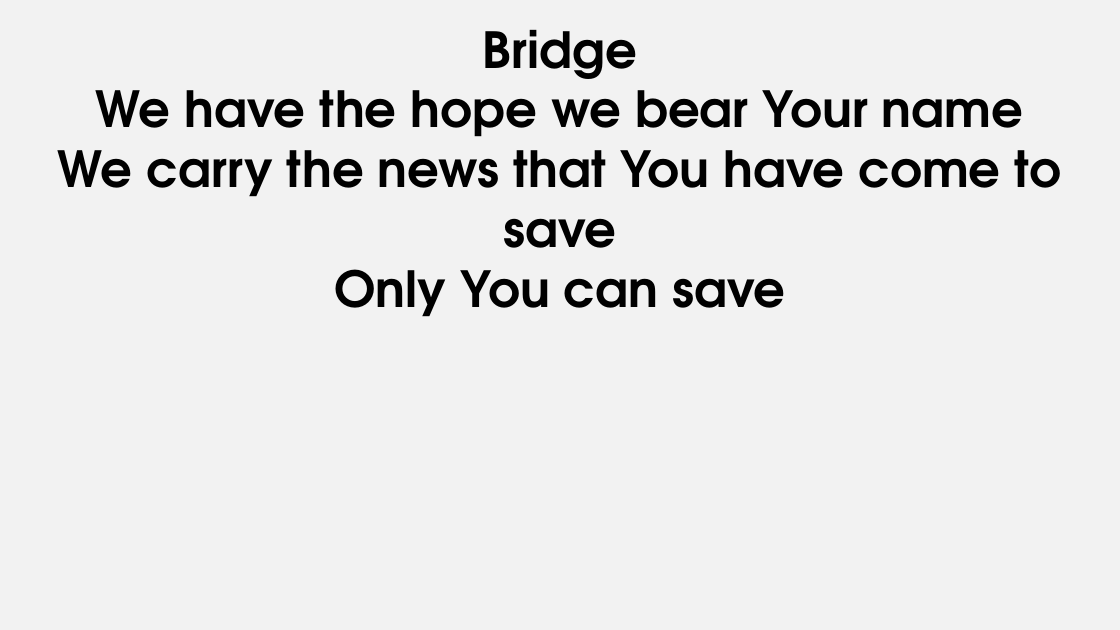
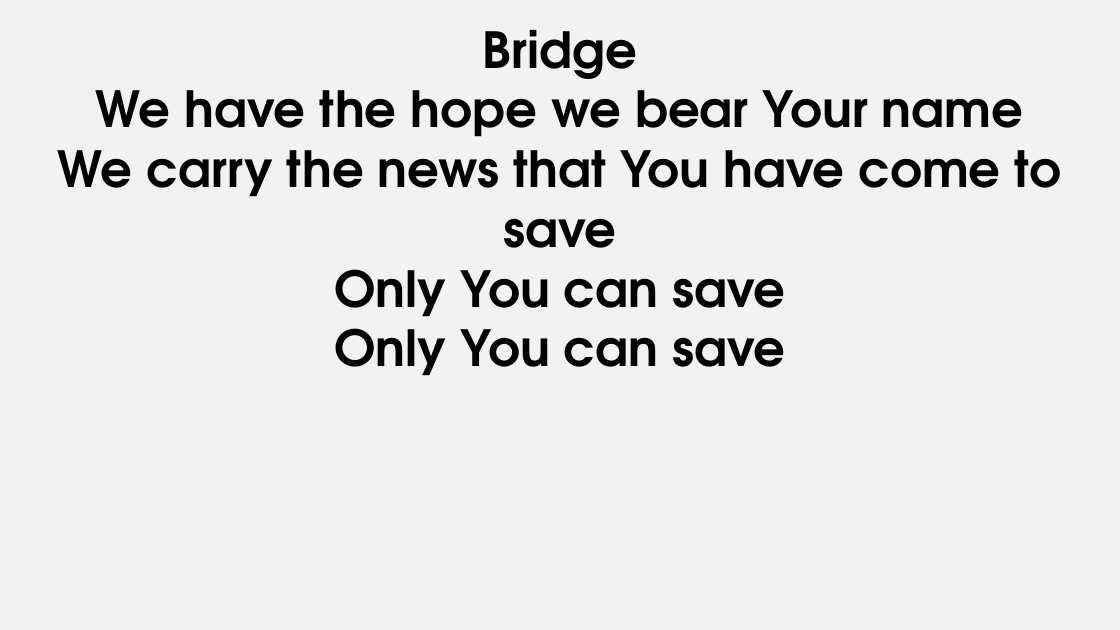
Before and after one commit to pangwuu/Weekly-powerpoint-maker, a slide deck: slide 15 of Slides/29_10_23.pptx. Drawn at 1120x630 pixels with LibreOffice and Linux fonts; fonts in the diff are those of the drawing. Boxes give left, top, right and bottom in pixels: in the first picture for what was removed or moved away, otherwise in the second. Text is boxed around its words. In the diff, an @@ line names an element or a change of style, - is before the commit and + after.

```diff
--- a/Slides/29_10_23.pptx
+++ b/Slides/29_10_23.pptx
@@ subtitle at [334, 312, 785, 376]: paragraph added @@
+Only You can save
```
Also in this commit, not shown: 1 other slide changed, 1 slide added, 9 other files.
